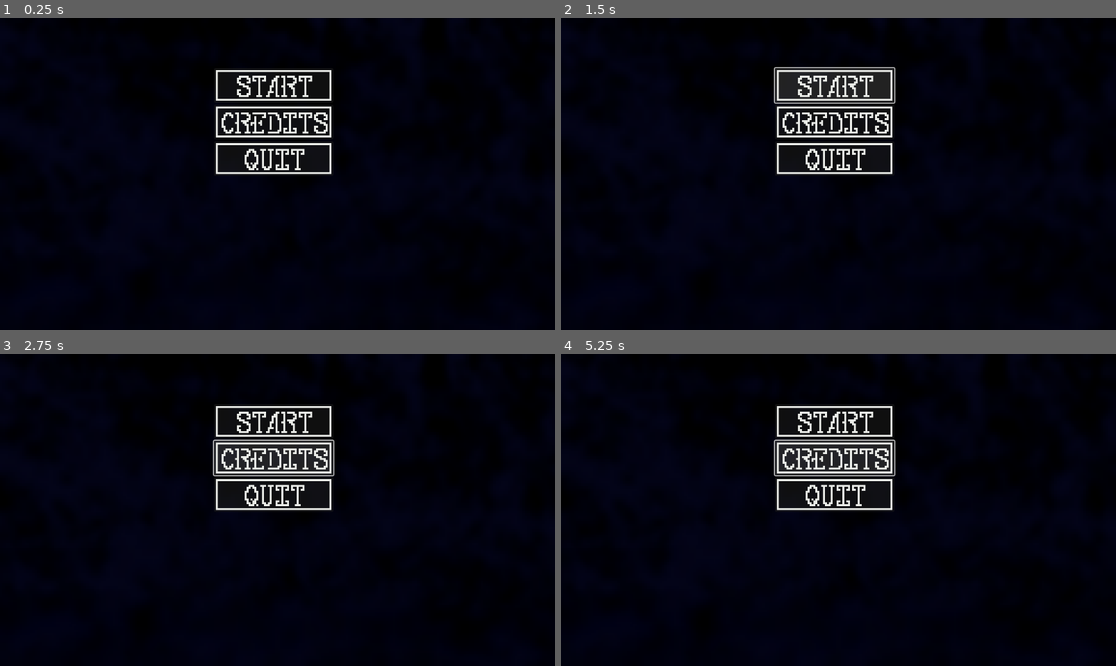
Above: before the commit, frames 1-4 (two rows, left to right).
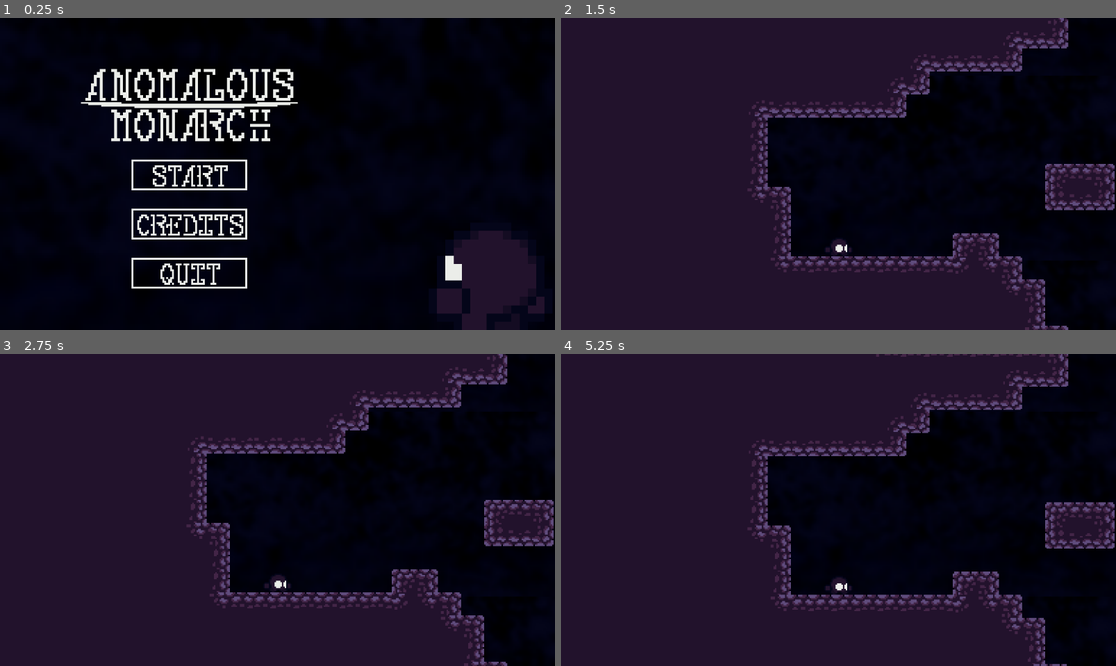
Above: after the commit, the same moments.

Repository: Arclys/Anomalous-Monarch
Game: Godot game, scene res://Rooms/TitleScreen.tscn
Two runs of this game, one before a commit and one after it. Both use one fixed random seed, a clock stepped at 60 frames per second and the inputs below.
Inputs (mouse positions are in pixels of both pictures, inside the frame that each line leads up to; where the layout moved, square brackets give the same spot in the first picture):
- Up to frame 1 (0.25 s): no input
- Up to frame 2 (1.5 s): click (749, 174) [832, 86] at 0.5 s; click (832, 86) at 1.27 s
- Up to frame 3 (2.75 s): click (271, 456) at 2.02 s
- Up to frame 4 (5.25 s): tap Enter (ui_accept) at 2.75, 3.02, 3.77 s; hold D (ui_right) 2.78-4.28 s; hold A (ui_left) 4.28-5.03 s; hold D (ui_right) from 5.03 s (still down)

The runs differ from the first frame. In frame 1, 11% of the frame differs, in the area x 14-99%, y 16-100%; in frame 2, 65%; in frame 3, 67%, in the area x 0-100%, y 0-100%; in frame 4, 67%.

Commit message:
pastas e menu
organização da pasta de assets e utilização de assets do menu

Diff:
--- a/Projeto/Godot/Prototipo/rooms/Room1.tscn
+++ b/Projeto/Godot/Prototipo/Rooms/Room01.tscn
@@ -1,15 +1,15 @@
 [gd_scene load_steps=14 format=4 uid="uid://cwarjtpp630e"]
 
-[ext_resource type="Texture2D" uid="uid://dgf0k2aw0v7wb" path="res://tiles/tileInterregnoRock.png" id="1_7h4cn"]
-[ext_resource type="Texture2D" uid="uid://btal40uc7357o" path="res://sprites/Backgrounds/layer1.png" id="1_pxm6f"]
-[ext_resource type="PackedScene" uid="uid://bnfyaqkgpb521" path="res://actors/player.tscn" id="2_2ccuf"]
-[ext_resource type="Texture2D" uid="uid://m36bflnuytyj" path="res://tiles/tileVoid.png" id="2_n5jfb"]
-[ext_resource type="Texture2D" uid="uid://bna87o5bn16bf" path="res://sprites/Backgrounds/layer2.png" id="2_o74bo"]
-[ext_resource type="Texture2D" uid="uid://bvws6wmgmbw3w" path="res://sprites/Backgrounds/layer3.png" id="3_todee"]
-[ext_resource type="PackedScene" uid="uid://xje8afndjb4n" path="res://actors/item.tscn" id="3_uh4mp"]
-[ext_resource type="Texture2D" uid="uid://wmgpwytjxoo2" path="res://sprites/Backgrounds/layer4.png" id="4_a48co"]
-[ext_resource type="Texture2D" uid="uid://da4dwfnr3nikp" path="res://sprites/Backgrounds/layer5.png" id="5_aef5f"]
-[ext_resource type="Texture2D" uid="uid://ci227njs88t71" path="res://sprites/Backgrounds/layer6.png" id="6_onuvs"]
+[ext_resource type="Texture2D" uid="uid://b1dab6ct7kc45" path="res://Assets/Tiles/tileInterregnoRock.png" id="1_7h4cn"]
+[ext_resource type="Texture2D" uid="uid://btal40uc7357o" path="res://Assets/Backgrounds/layer1.png" id="1_pxm6f"]
+[ext_resource type="PackedScene" uid="uid://ch4xxyb4c4bh8" path="res://Actors/player.tscn" id="2_2ccuf"]
+[ext_resource type="Texture2D" uid="uid://ct1cpo3p8d67m" path="res://Assets/Tiles/tileVoid.png" id="2_n5jfb"]
+[ext_resource type="Texture2D" uid="uid://bna87o5bn16bf" path="res://Assets/Backgrounds/layer2.png" id="2_o74bo"]
+[ext_resource type="Texture2D" uid="uid://bvws6wmgmbw3w" path="res://Assets/Backgrounds/layer3.png" id="3_todee"]
+[ext_resource type="PackedScene" uid="uid://d4m6bb21xj0g8" path="res://Actors/item.tscn" id="3_uh4mp"]
+[ext_resource type="Texture2D" uid="uid://wmgpwytjxoo2" path="res://Assets/Backgrounds/layer4.png" id="4_a48co"]
+[ext_resource type="Texture2D" uid="uid://da4dwfnr3nikp" path="res://Assets/Backgrounds/layer5.png" id="5_aef5f"]
+[ext_resource type="Texture2D" uid="uid://ci227njs88t71" path="res://Assets/Backgrounds/layer6.png" id="6_onuvs"]
 
 [sub_resource type="TileSetAtlasSource" id="TileSetAtlasSource_n5jfb"]
 texture = ExtResource("1_7h4cn")
--- a/Projeto/Godot/Prototipo/Rooms/TitleScreen.tscn
+++ b/Projeto/Godot/Prototipo/Rooms/TitleScreen.tscn
@@ -1,13 +1,25 @@
-[gd_scene load_steps=8 format=3 uid="uid://cw2roy32jn35h"]
+[gd_scene load_steps=13 format=3 uid="uid://cw2roy32jn35h"]
 
 [ext_resource type="Script" uid="uid://bmt74pmvman41" path="res://Scripts/TitleScreen.gd" id="1_1xr1c"]
 [ext_resource type="Texture2D" uid="uid://ci227njs88t71" path="res://Assets/Backgrounds/layer6.png" id="1_pkhjh"]
-[ext_resource type="Texture2D" path="res://sprites/player/sprPlayerTitle.png" id="2_1xr1c"]
+[ext_resource type="Texture2D" uid="uid://bo5hak024bqr2" path="res://Assets/Player/sprPlayerTitle.png" id="2_1xr1c"]
+[ext_resource type="Texture2D" uid="uid://mq63n1evwpsg" path="res://Assets/TitleScreen/Main/Logo.png" id="3_ju6c8"]
 [ext_resource type="Texture2D" uid="uid://y3fyy8vr6rjq" path="res://Assets/TitleScreen/Main/sprButtonStart.png" id="3_skwql"]
 [ext_resource type="Texture2D" uid="uid://bo2pjqb5jdhue" path="res://Assets/TitleScreen/Main/sprPlayerIdle.png" id="4_6iguo"]
 [ext_resource type="Texture2D" uid="uid://bw3307226ehuk" path="res://Assets/TitleScreen/Main/sprButtonQuit.png" id="5_g3l3g"]
 
+[sub_resource type="Theme" id="Theme_okfv0"]
+
+[sub_resource type="StyleBoxFlat" id="StyleBoxFlat_bchrq"]
+bg_color = Color(0.6, 0.6, 0.6, 0)
+
 [sub_resource type="Theme" id="Theme_skwql"]
+
+[sub_resource type="StyleBoxFlat" id="StyleBoxFlat_by6yn"]
+bg_color = Color(0.6, 0.6, 0.6, 0)
+
+[sub_resource type="StyleBoxFlat" id="StyleBoxFlat_lxsjh"]
+bg_color = Color(0.6, 0.6, 0.6, 0)
 
 [node name="TitleScreen" type="Control"]
 layout_mode = 3
@@ -42,28 +54,37 @@
 
 [node name="HBoxContainer" type="HBoxContainer" parent="MarginContainer"]
 layout_mode = 2
+size_flags_stretch_ratio = 0.4
+theme_override_constants/separation = -195
 
 [node name="VBoxContainer" type="VBoxContainer" parent="MarginContainer/HBoxContainer"]
 layout_mode = 2
 size_flags_horizontal = 6
+theme_override_constants/separation = 38
 
 [node name="imgTitle" type="TextureRect" parent="MarginContainer/HBoxContainer/VBoxContainer"]
 layout_mode = 2
+size_flags_horizontal = 4
+texture = ExtResource("3_ju6c8")
 
 [node name="buttonStart" type="Button" parent="MarginContainer/HBoxContainer/VBoxContainer"]
 layout_mode = 2
+theme = SubResource("Theme_okfv0")
+theme_override_styles/normal = SubResource("StyleBoxFlat_bchrq")
 icon = ExtResource("3_skwql")
 icon_alignment = 1
 
 [node name="buttonCredits" type="Button" parent="MarginContainer/HBoxContainer/VBoxContainer"]
 layout_mode = 2
 theme = SubResource("Theme_skwql")
+theme_override_styles/normal = SubResource("StyleBoxFlat_by6yn")
 icon = ExtResource("4_6iguo")
 autowrap_trim_flags = 192
 icon_alignment = 1
 
 [node name="buttonQuit" type="Button" parent="MarginContainer/HBoxContainer/VBoxContainer"]
 layout_mode = 2
+theme_override_styles/normal = SubResource("StyleBoxFlat_lxsjh")
 icon = ExtResource("5_g3l3g")
 icon_alignment = 1
 
--- a/Projeto/Godot/Prototipo/Scripts/TitleScreen.gd
+++ b/Projeto/Godot/Prototipo/Scripts/TitleScreen.gd
@@ -1,7 +1,7 @@
 extends Control
 
 func _start_pressed() -> void:
-	get_tree().change_scene_to_file("res://rooms/Room1.tscn")
+	get_tree().change_scene_to_file("res://Rooms/Room01.tscn")
 func _quit_pressed() -> void:
 	get_tree().quit()
 func _credits_pressed() -> void:
--- a/Projeto/Godot/Prototipo/actors/objects.tscn
+++ b/Projeto/Godot/Prototipo/actors/objects.tscn
@@ -216,4 +216,4 @@
 animation = &"moving"
 autoplay = "moving"
 
-[node name="ProjectManager" type="Node2D" parent="."]
+[node name="ProjectManager" type="Node" parent="."]
Binary file changed: Projeto/Godot/Prototipo/Assets/TitleScreen/Main/Logo.png
